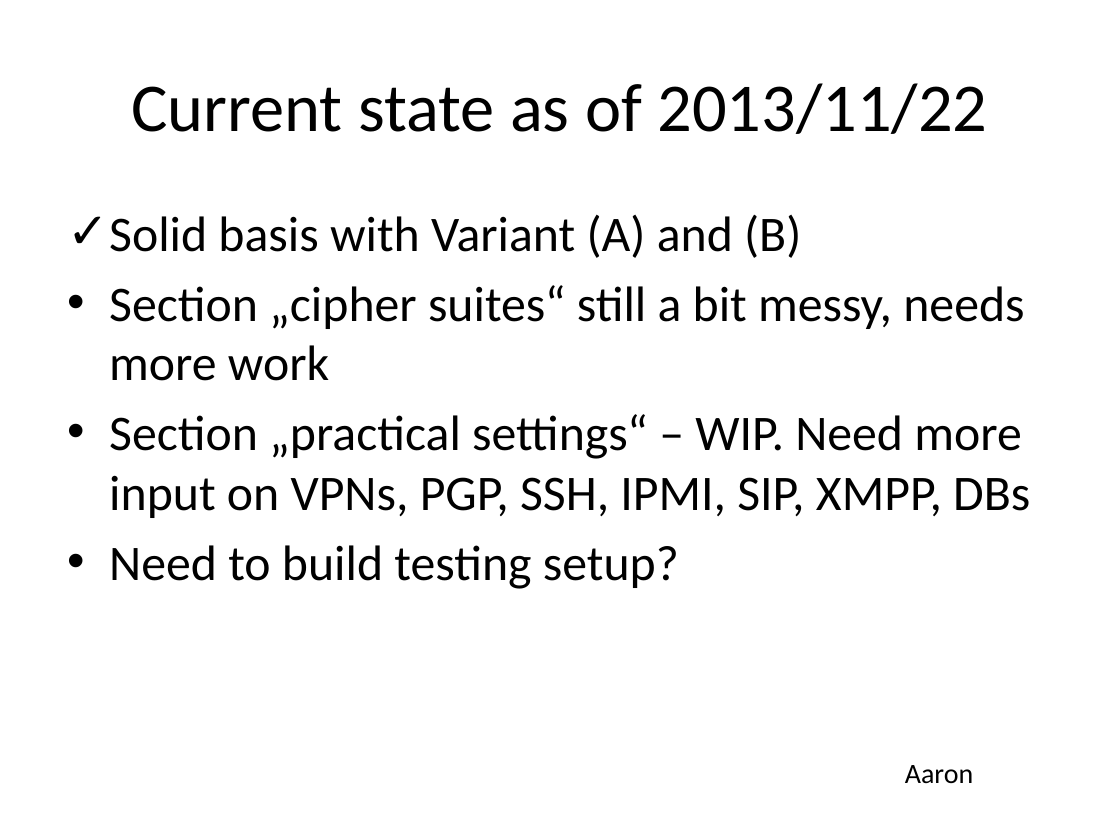
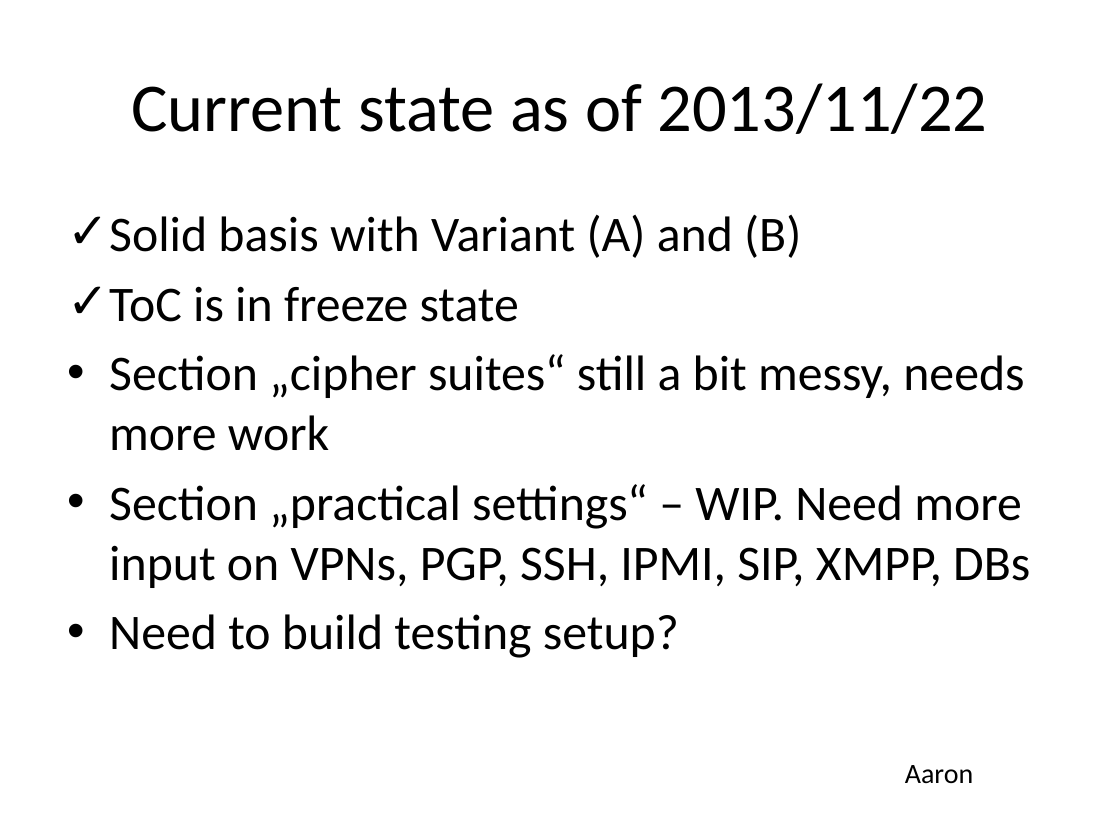
Before and after one commit to BetterCrypto/Applied-Crypto-Hardening, a slide deck: slide 40 of presentations/20131122-Deepsec-ACH project.pptx. Drawn at 1120x840 pixels with LibreOffice and Linux fonts; fonts in the diff are those of the drawing. Boxes give left, top, right and bottom in pixels: in the first picture for what was removed or moved away, otherwise in the second. Text is boxed around its words. In the diff, an @@ line names an element or a change of style, - is before the commit and + after.

```diff
--- a/presentations/20131122-Deepsec-ACH project.pptx
+++ b/presentations/20131122-Deepsec-ACH project.pptx
@@ text at (109,286,519,322): paragraph added @@
+✓ ToC is in freeze state
```
Also in this commit, not shown: 3 other slides changed.
